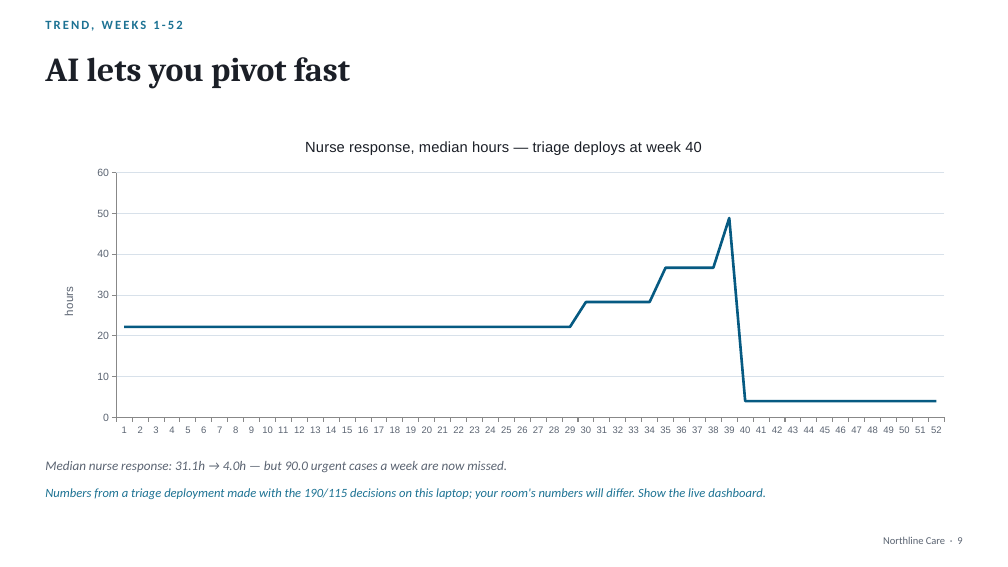
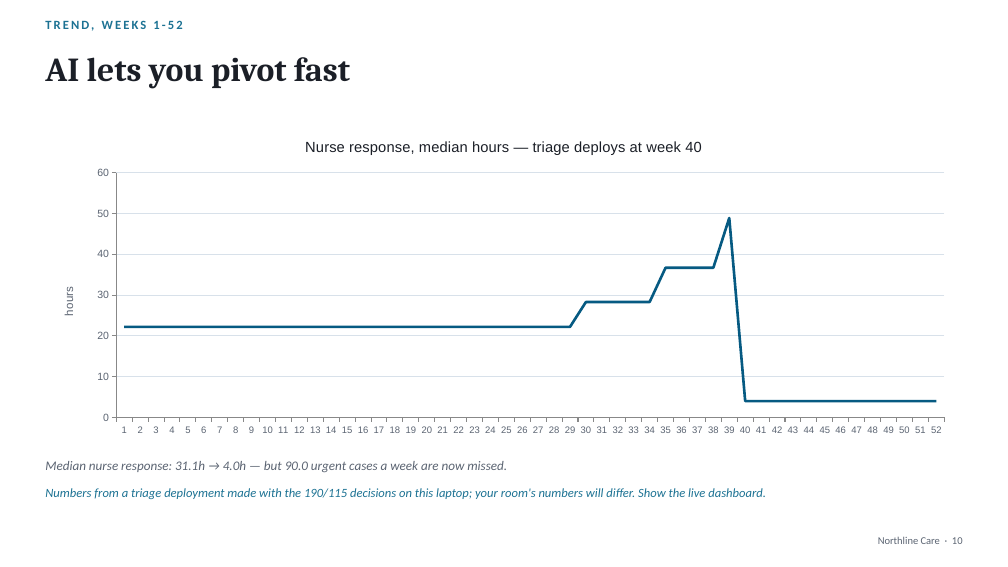
Before and after one commit to anthonymorrisjohnson/northline-course, a slide deck: slide 10 of slides/deck.pptx (slide 9 before the commit). Drawn at 1008x567 pixels with LibreOffice and Linux fonts; fonts in the diff are those of the drawing. Boxes give left, top, right and bottom in pixels: in the first picture for what was removed or moved away, otherwise in the second. Text is boxed around its words. In the diff, an @@ line names an element or a change of style, - is before the commit and + after.

```diff
--- a/slides/deck.pptx
+++ b/slides/deck.pptx
@@ text at [878,537,963,544]: text changed @@
-Northline Care · 9
+Northline Care · 10
```
Also in this commit, not shown: 12 other slides changed, 1 slide added, 3 other files.
